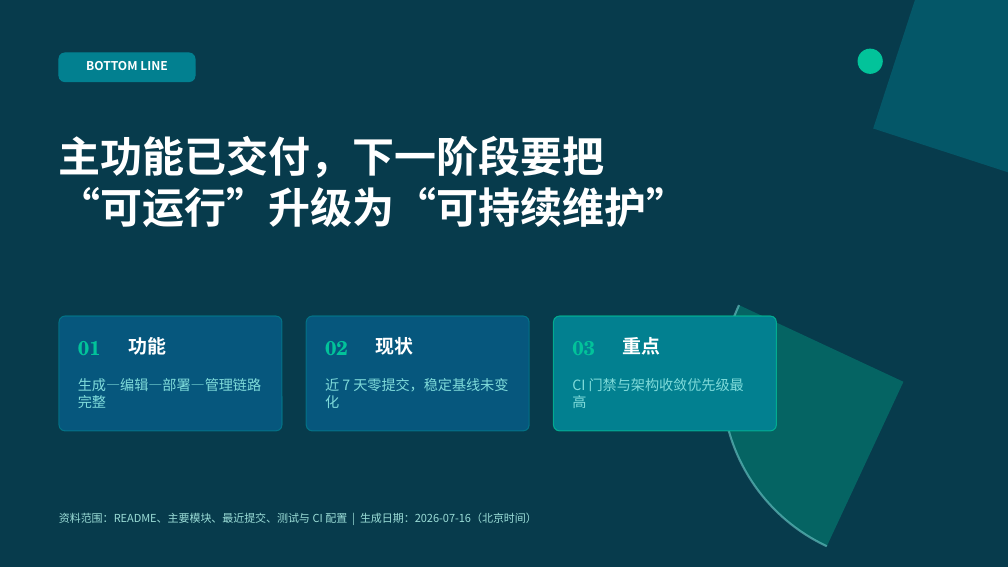
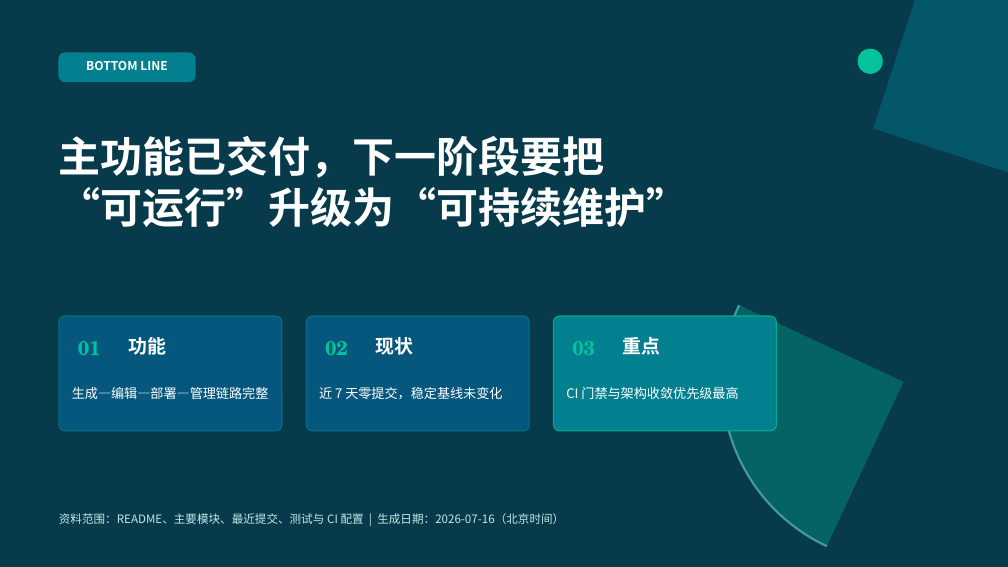
Before and after one commit to liyupi/yu-ai-code-mother, a slide deck: slide 10 of docs/reports/project-status-2026-07-16.pptx. Drawn at 1008x567 pixels with LibreOffice and Linux fonts; fonts in the diff are those of the drawing. Boxes give left, top, right and bottom in pixels: in the first picture for what was removed or moved away, otherwise in the second. Text is boxed around its words. In the diff, an @@ line names an element or a change of style, - is before the commit and + after.

```diff
--- a/docs/reports/project-status-2026-07-16.pptx
+++ b/docs/reports/project-status-2026-07-16.pptx
@@ size 13.5 to 12.5 pt, text colour #7FDBDA to #FFFFFF in 3 elements at (72, 387, 269, 399), (319, 387, 502, 399), (566, 387, 738, 399) @@
@@ text "资料范围：README、主要模块、最近提交、测试与 CI 配置 | 生成日期：2026-07-16（北京时间）" at (59, 513, 564, 524): size 10.5 to 11 pt, text colour #9BDDD7 to #BDEAE6 @@
```
Also in this commit, not shown: 8 other slides changed.
